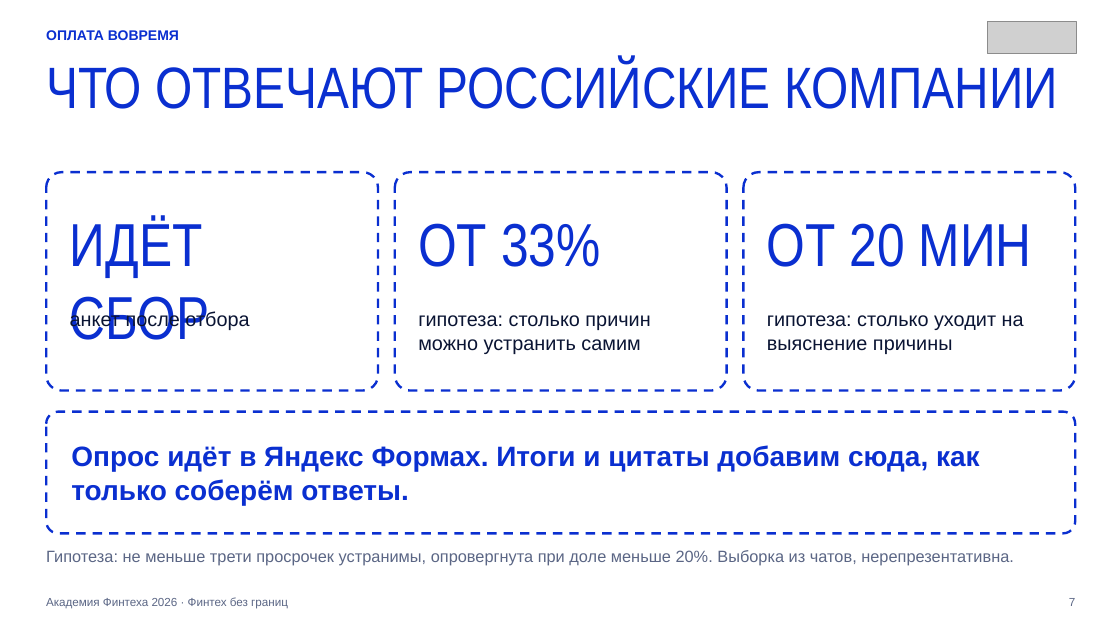
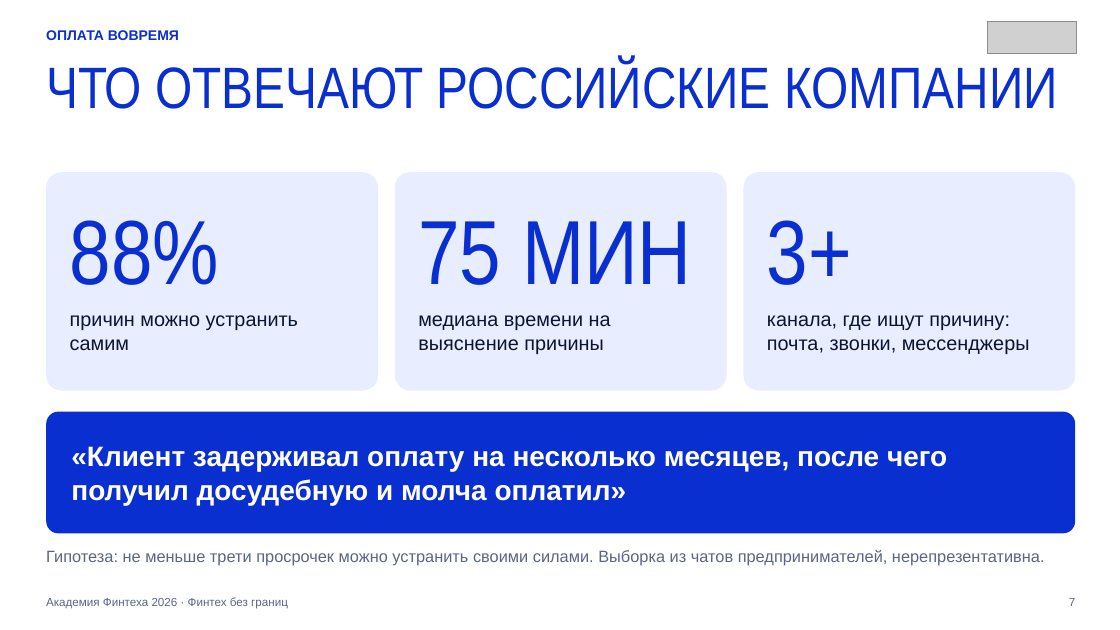
Before and after one commit to dementevma/oplata-vovremya, a slide deck: slide 7 of ПРЕЗЕНТАЦИЯ ОПЛАТА ВОВРЕМЯ.pptx. Drawn at 1120x630 pixels with LibreOffice and Linux fonts; fonts in the diff are those of the drawing; grey boxes stand for pictures. Boxes give left, top, right and bottom in pixels: in the first picture for what was removed or moved away, otherwise in the second. Text is boxed around its words. In the diff, an @@ line names an element or a change of style, - is before the commit and + after.

```diff
--- a/ПРЕЗЕНТАЦИЯ ОПЛАТА ВОВРЕМЯ.pptx
+++ b/ПРЕЗЕНТАЦИЯ ОПЛАТА ВОВРЕМЯ.pptx
@@ fill none to #E8EEFF; outline #0A2FD0 2 pt dashed to none in 3 elements at [46,172,378,391], [395,172,727,391], [744,172,1075,391] @@
@@ text at [70,220,219,285]: text changed; size 52 to 78 pt @@
-ИДЁТ СБОР
+88%
@@ text at [418,221,692,285]: text changed; size 52 to 78 pt @@
-ОТ 33%
+75 МИН
@@ text at [767,220,852,285]: text changed; size 52 to 78 pt @@
-ОТ 20 МИН
+3+
@@ text at [70,315,298,350]: text changed @@
-анкет после отбора
+причин можно устранить самим
@@ text at [418,315,611,354]: text changed @@
-гипотеза: столько причин можно устранить самим
+медиана времени на выяснение причины
@@ text at [767,315,1030,354]: text changed @@
-гипотеза: столько уходит на выяснение причины
+канала, где ищут причину: почта, звонки, мессенджеры
@@ rounded rectangle at [46,412,1075,534]: fill none to #0A2FD0; outline #0A2FD0 2 pt dashed to none @@
@@ text at [71,446,947,505]: text changed; text colour #0A2FD0 to #FFFFFF @@
-Опрос идёт в Яндекс Формах. Итоги и цитаты добавим сюда, как только соберём ответы.
+«Клиент задерживал оплату на несколько месяцев, после чего получил досудебную и молча оплатил»
@@ text at [46,550,1045,566]: text changed @@
-Гипотеза: не меньше трети просрочек устранимы, опровергнута при доле меньше 20%. Выборка из чатов, нерепрезентативна.
+Гипотеза: не меньше трети просрочек можно устранить своими силами. Выборка из чатов предпринимателей, нерепрезентативна.
```
Also in this commit, not shown: 2 other files.
